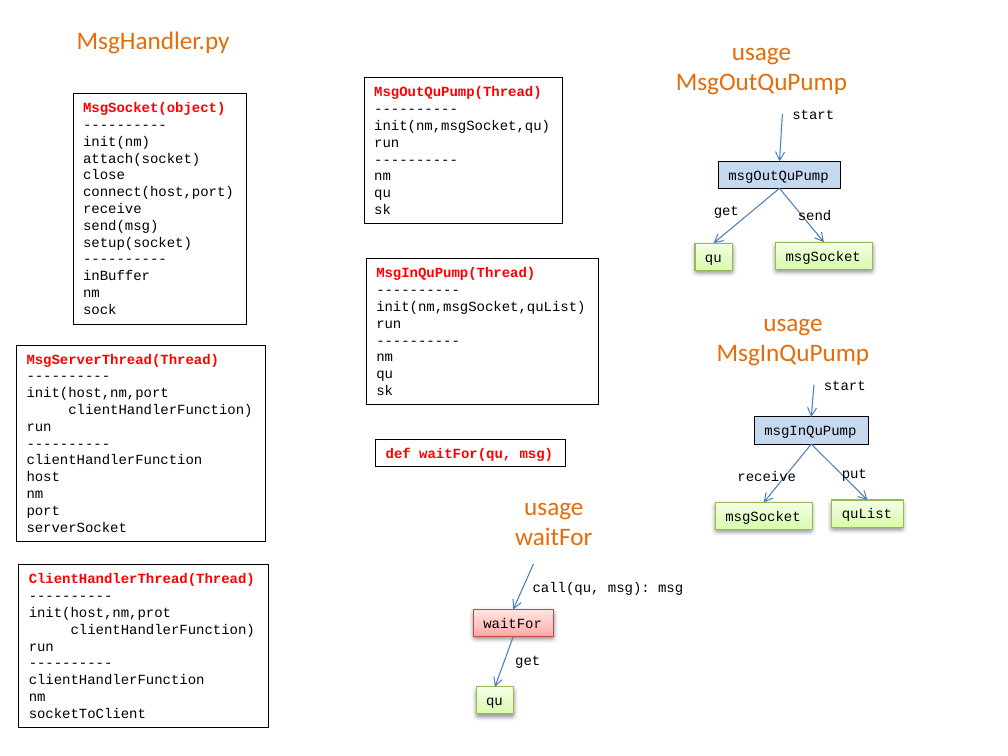
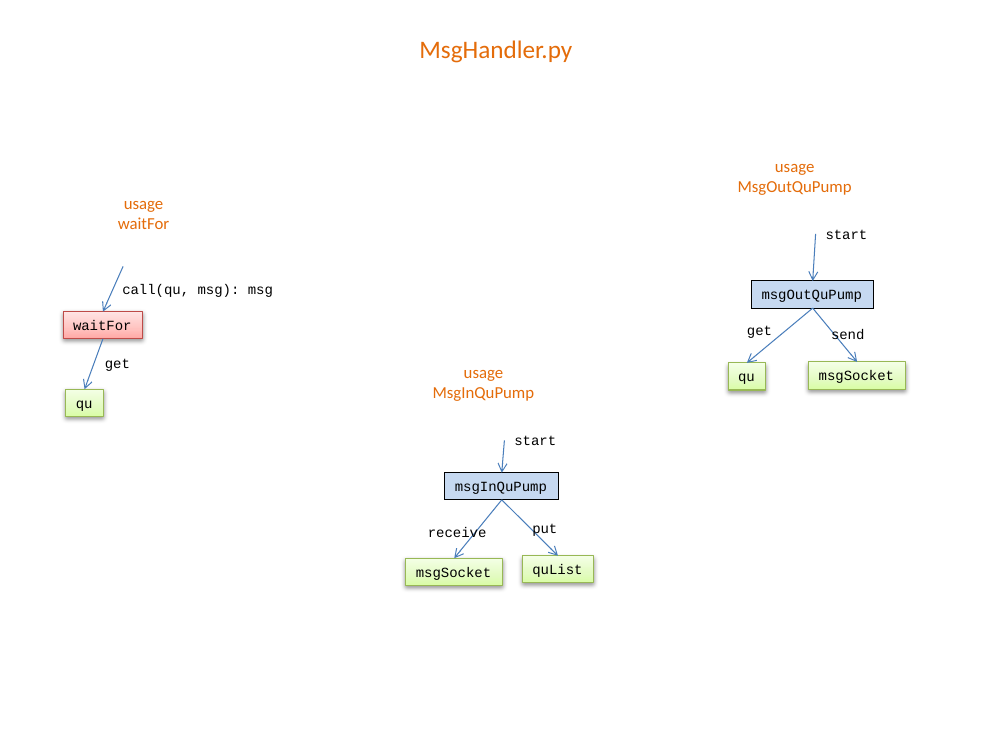
Before and after one commit to mlozborne/motin, a slide deck: slide 7 of Scripting/ScriptingDocumenation/DesignDiagrams.pptx. Drawn at 1008x756 pixels with LibreOffice and Linux fonts; fonts in the diff are those of the drawing. Boxes give left, top, right and bottom in pixels: in the first picture for what was removed or moved away, otherwise in the second. Text is boxed around its words. In the diff, an @@ line names an element or a change of style, - is before the commit and + after.

```diff
--- a/Scripting/ScriptingDocumenation/DesignDiagrams.pptx
+++ b/Scripting/ScriptingDocumenation/DesignDiagrams.pptx
@@ text "MsgHandler.py": place and size @@
-text "MsgHandler.py" at bbox=[77, 31, 230, 54]
+text "MsgHandler.py" at bbox=[419, 40, 572, 63]
@@ rectangle removed at bbox=[364, 78, 562, 224] @@
-MsgOutQuPump(Thread)
-----------
-init(nm,msgSocket,qu)
-run
-----------
-nm
-qu
-sk
@@ rectangle removed at bbox=[74, 94, 247, 325] @@
-MsgSocket(object)
-----------
-init(nm)
-attach(socket)
-close
-connect(host,port)
-receive
-send(msg)
-setup(socket)
-----------
-inBuffer
-nm
-sock
@@ text "usage": place and size @@
-text "usage" at bbox=[676, 47, 847, 95]
+text "usage" at bbox=[738, 164, 852, 195]
@@ size 18 to 12 pt in 3 elements at bbox=[738, 164, 852, 195], bbox=[433, 370, 535, 401], bbox=[118, 201, 169, 229] @@
@@ text "usage": place and size @@
-text "usage" at bbox=[515, 502, 592, 545]
+text "usage" at bbox=[118, 201, 169, 229]
@@ 2 texts, 1 rectangle, 1 arrow: place and size @@
-2 texts, 1 rectangle, 1 arrow at bbox=[474, 564, 683, 668]
+2 texts, 1 rectangle, 1 arrow at bbox=[64, 266, 273, 371]
@@ rectangle removed at bbox=[366, 259, 599, 405] @@
-MsgInQuPump(Thread)
-----------
-init(nm,msgSocket,quList)
-run
-----------
-nm
-qu
-sk
@@ 3 texts, 3 arrows, 2 rectangles: place and size @@
-3 texts, 3 arrows, 2 rectangles at bbox=[714, 109, 872, 269]
+3 texts, 3 arrows, 2 rectangles at bbox=[747, 230, 905, 389]
@@ rectangle removed at bbox=[16, 345, 265, 541] @@
-MsgServerThread(Thread)
-----------
-init(host,nm,port
-clientHandlerFunction)
-run
-----------
-clientHandlerFunction
-host
-nm
-port
-serverSocket
@@ arrow moved from (513, 636) - (495, 686) to (103, 339) - (85, 389) @@
@@ text "usage": place and size @@
-text "usage" at bbox=[717, 318, 869, 366]
+text "usage" at bbox=[433, 370, 535, 401]
@@ rectangle "qu": place and size @@
-rectangle "qu" at bbox=[476, 686, 513, 714]
+rectangle "qu" at bbox=[66, 389, 103, 416]
@@ rectangle "qu": place and size @@
-rectangle "qu" at bbox=[696, 243, 733, 270]
+rectangle "qu" at bbox=[728, 363, 765, 390]
@@ rectangle removed at bbox=[376, 439, 565, 467] @@
-def waitFor(qu, msg)
@@ 3 rectangles, 3 texts, 3 arrows: place and size @@
-3 rectangles, 3 texts, 3 arrows at bbox=[716, 380, 903, 530]
+3 rectangles, 3 texts, 3 arrows at bbox=[406, 435, 594, 586]
@@ rectangle removed at bbox=[19, 564, 268, 728] @@
-ClientHandlerThread(Thread)
-----------
-init(host,nm,prot
-clientHandlerFunction)
-run
-----------
-clientHandlerFunction
-nm
-socketToClient
```
Also in this commit, not shown: 5 other slides changed, 2 slides removed, 1 other file.
